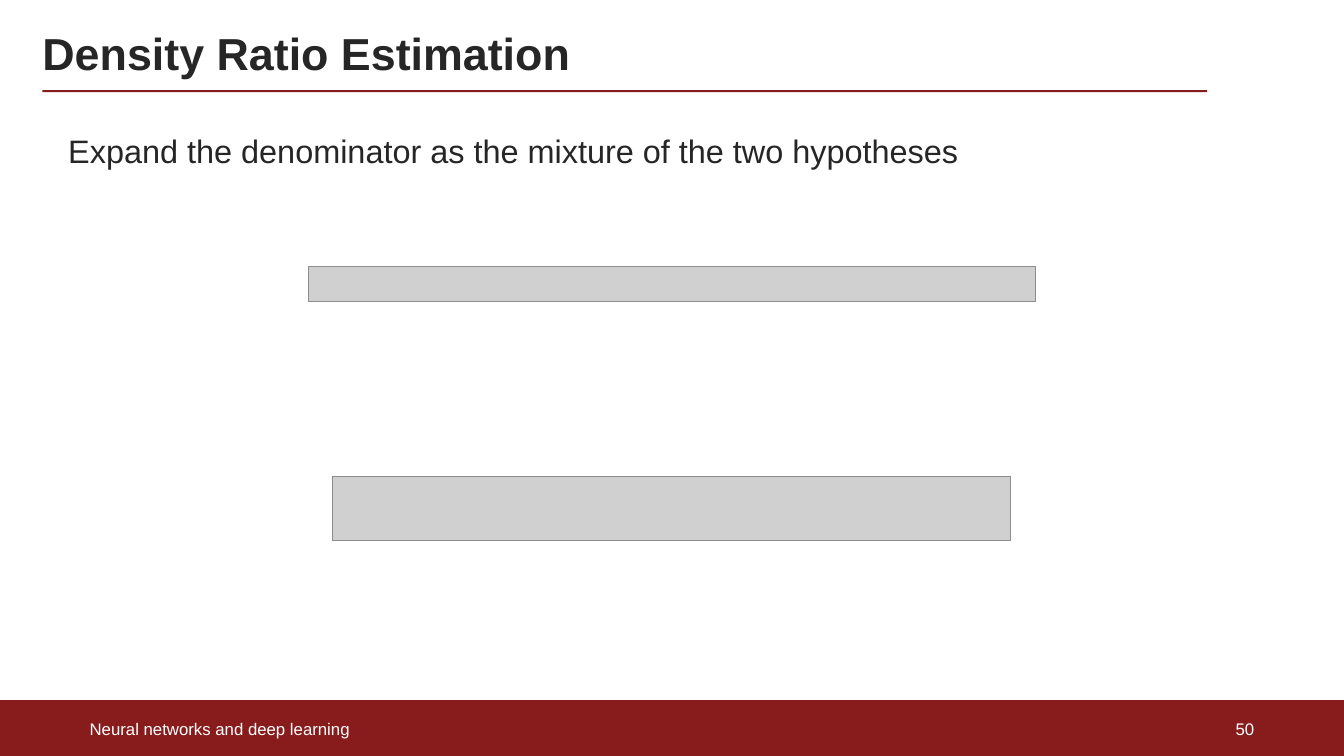
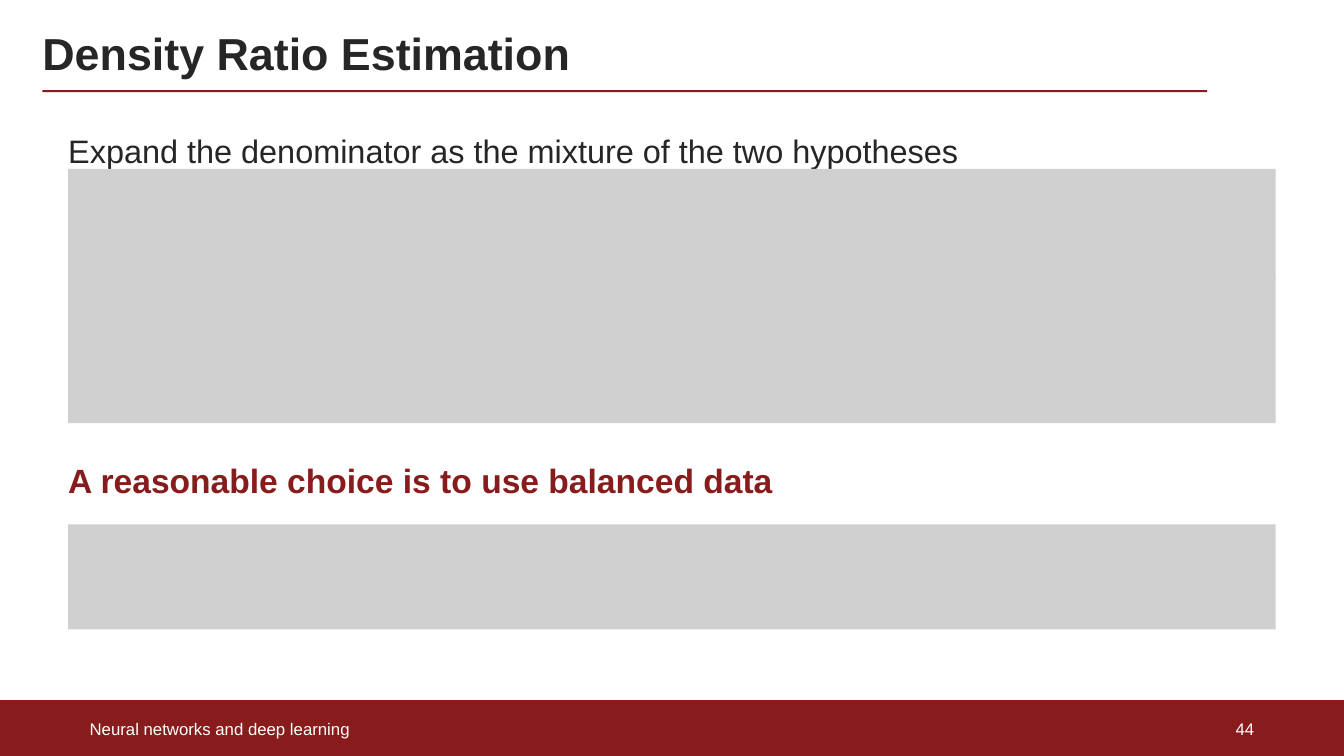
Before and after one commit to rafaellopesdesa/ML_Mandi, a slide deck: slide 44 of lectures/Lecture1_Neural_Networks.pptx (slide 50 before the commit). Drawn at 1344x756 pixels with LibreOffice and Linux fonts; fonts in the diff are those of the drawing; grey boxes stand for pictures. Boxes give left, top, right and bottom in pixels: in the first picture for what was removed or moved away, otherwise in the second. Text is boxed around its words. In the diff, an @@ line names an element or a change of style, - is before the commit and + after.

```diff
--- a/lectures/Lecture1_Neural_Networks.pptx
+++ b/lectures/Lecture1_Neural_Networks.pptx
@@ picture added at (69,169,1276,279) @@
@@ picture removed at (309,266,1036,301) @@
@@ picture added at (69,276,1276,423) @@
@@ text added at (68,468,772,494), 24 pt, text #881C1C, bold @@
+A reasonable choice is to use balanced data
@@ picture removed at (333,476,1011,540) @@
@@ picture added at (69,524,1276,629) @@
@@ page number at (1236,723,1255,735): text changed @@
-50
+44
```
Also in this commit, not shown: 4 other slides changed, 6 slides removed.
